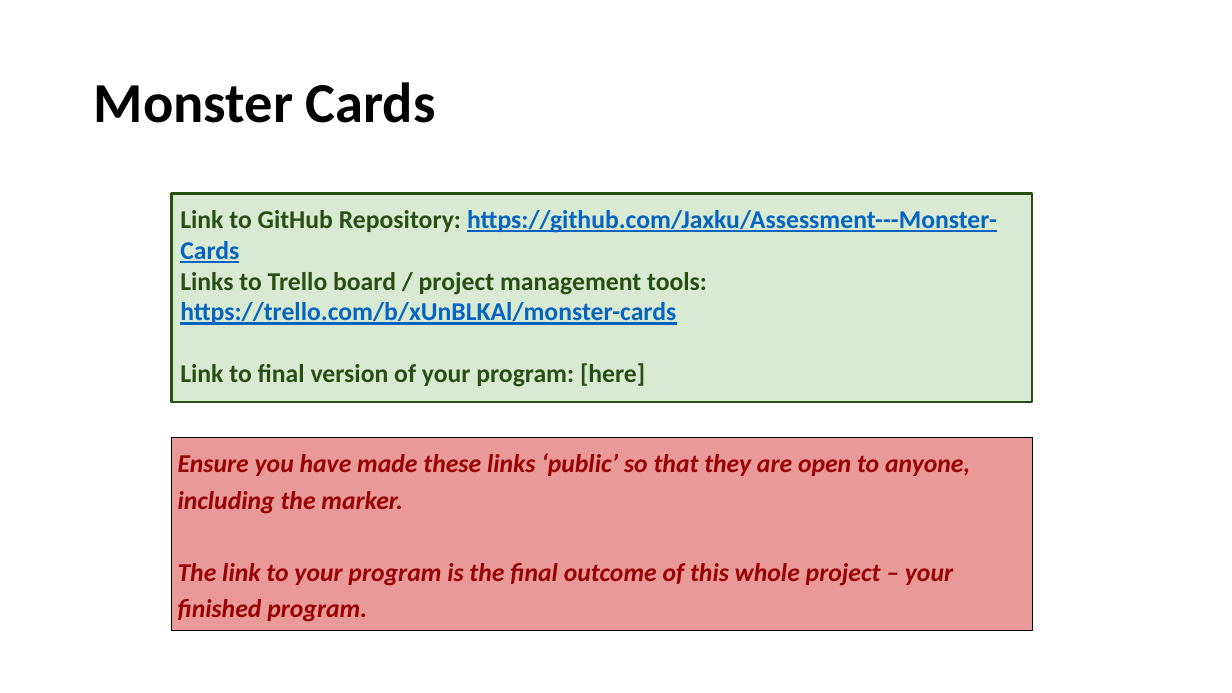
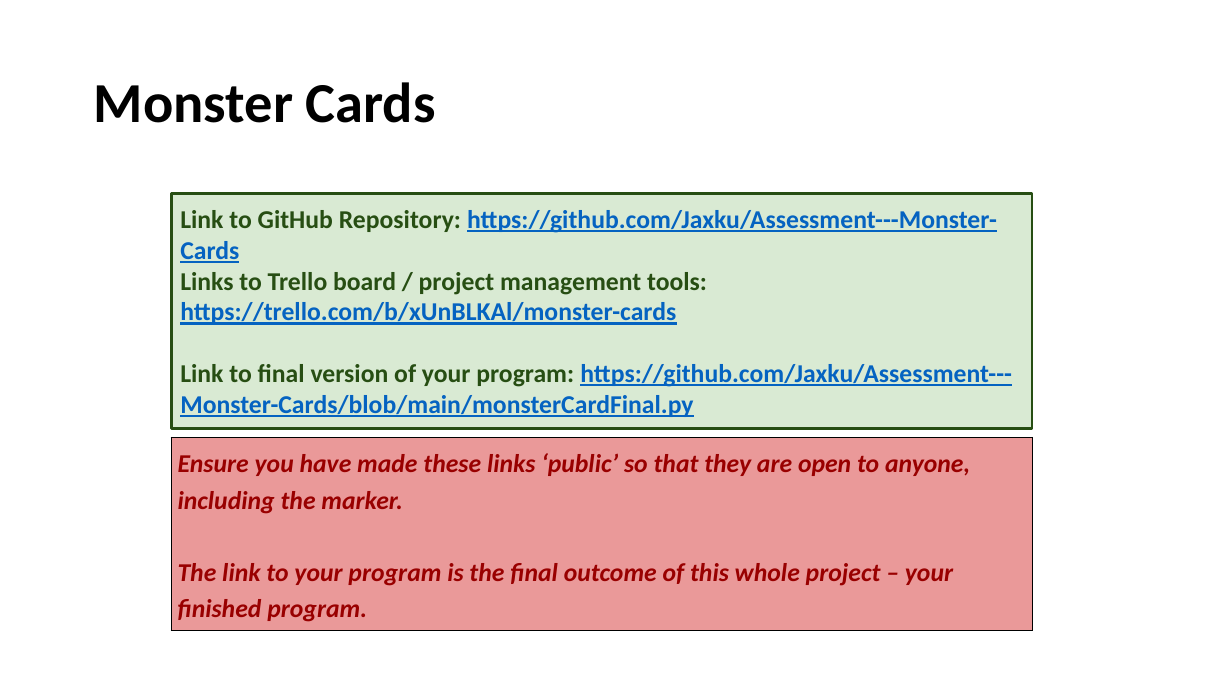
Before and after one commit to Jaxku/Assessment---Monster-Cards, a slide deck: slide 2 of 2.7 and 2.8 Documentation Template.pptx. Drawn at 1232x693 pixels with LibreOffice and Linux fonts; fonts in the diff are those of the drawing. Boxes give left, top, right and bottom in pixels: in the first picture for what was removed or moved away, otherwise in the second. Text is boxed around its words. In the diff, an @@ line names an element or a change of style, - is before the commit and + after.

```diff
--- a/2.7 and 2.8 Documentation Template.pptx
+++ b/2.7 and 2.8 Documentation Template.pptx
@@ rectangle "Link to GitHub Repository: https://github.com/Jaxku/Assessme ...": place and size @@
-rectangle "Link to GitHub Repository: https://github.com/Jaxku/Assessme ..." at [171,193,1032,402]
+rectangle "Link to GitHub Repository: https://github.com/Jaxku/Assessme ..." at [171,193,1032,429]
@@ text in rectangle at [180,364,1012,417]: text changed; text colour #274E13 to #0563C1 @@
-Link to final version of your program: [here]
+Link to final version of your program: https://github.com/Jaxku/Assessment---Monster-Cards/blob/main/monsterCardFinal.py
```
Also in this commit, not shown: 3 other slides changed, 7 slides added, 1 slide removed, 3 other files.
